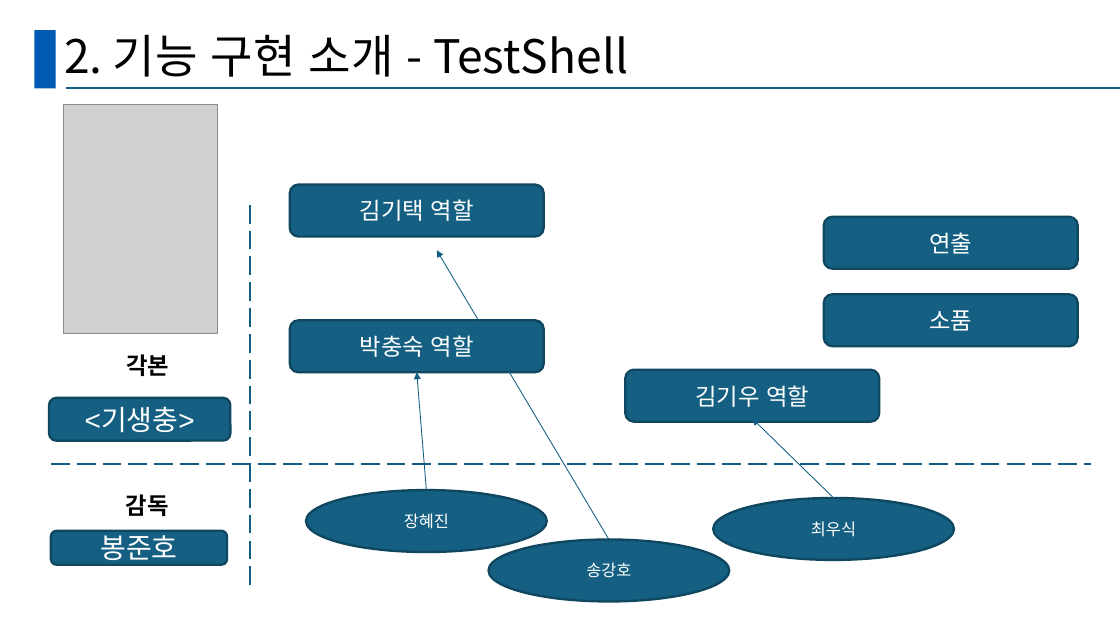
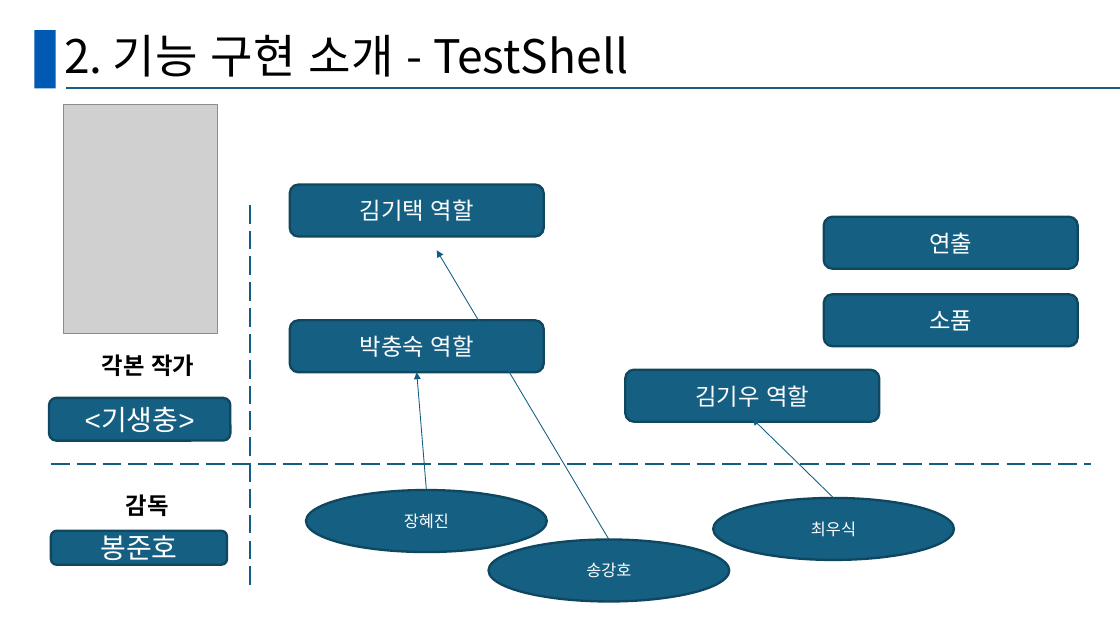
Before and after one commit to GanghyunLee/deep-dive-ssd, a slide deck: slide 23 of D조_DeepDive.pptx (slide 22 before the commit). Drawn at 1120x630 pixels with LibreOffice and Linux fonts; fonts in the diff are those of the drawing; grey boxes stand for pictures. Boxes give left, top, right and bottom in pixels: in the first picture for what was removed or moved away, otherwise in the second. Text is boxed around its words. In the diff, an @@ line names an element or a change of style, - is before the commit and + after.

```diff
--- a/D조_DeepDive.pptx
+++ b/D조_DeepDive.pptx
@@ text at bbox=[102, 354, 194, 376]: text changed @@
-각본
+각본 작가
```
Also in this commit, not shown: 9 other slides changed, 1 slide added.
